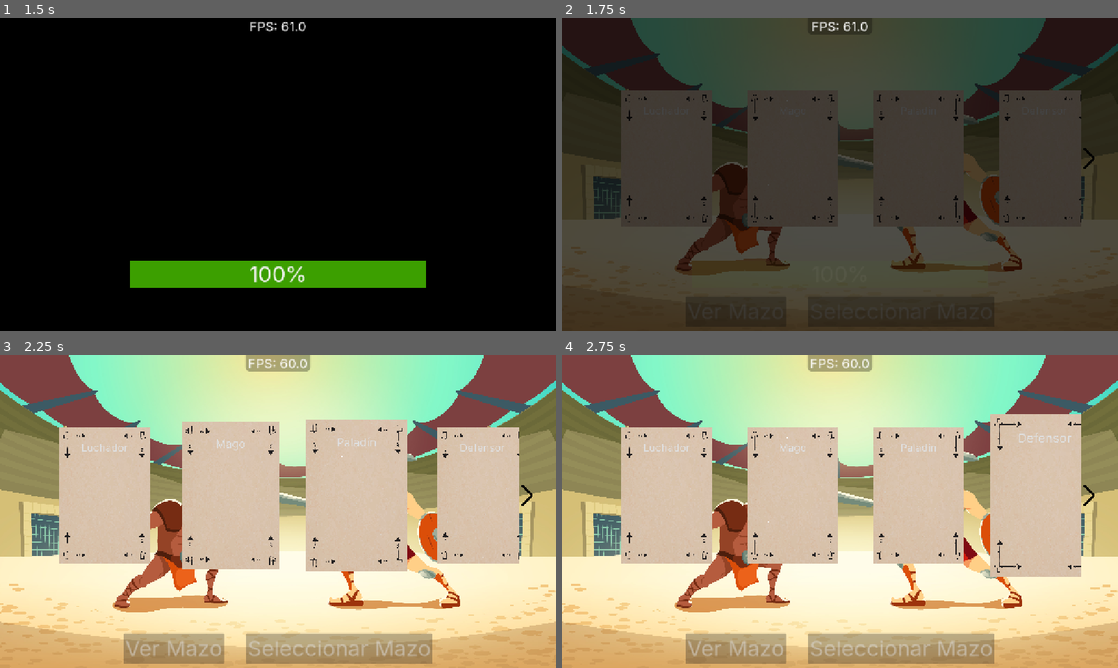
Above: before the commit, frames 1-4 (two rows, left to right).
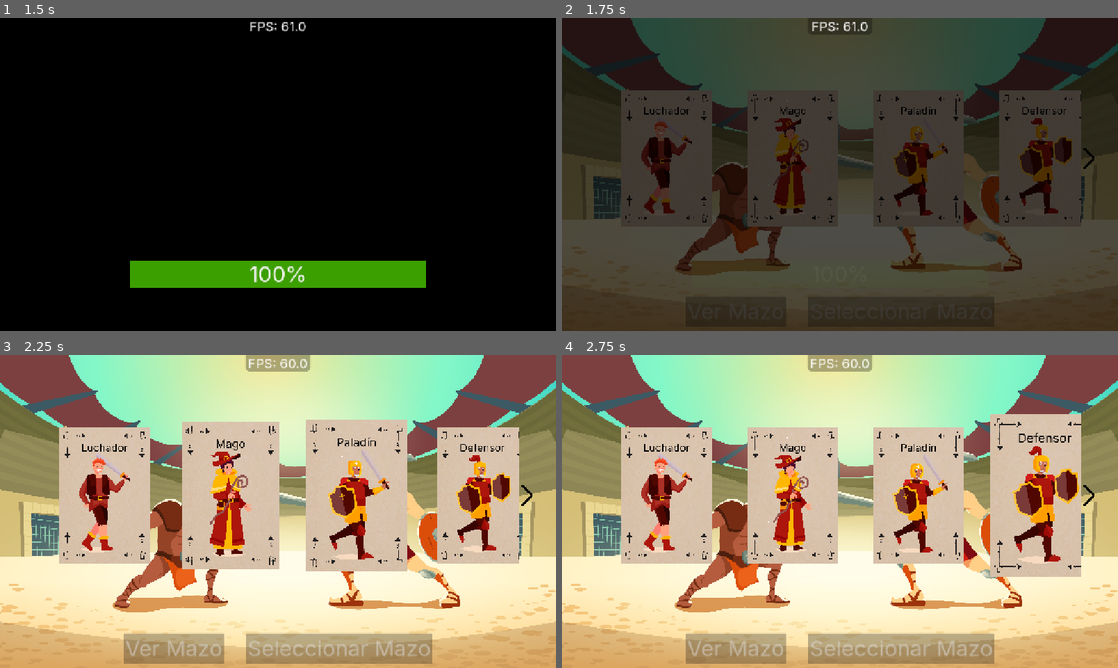
Above: after the commit, the same moments.

Repository: ChrisNGDC/cards_combat_game
Game: Godot game, scene res://scenes/main_menu.tscn
The game is run twice, just before and just after one commit, with the same random seed, the same clock (stepped at 60 frames per second) and the same inputs.
Inputs (mouse positions are in pixels of both pictures, inside the frame that each line leads up to):
- Up to frame 1 (1.5 s): click "Jugar" at 0.5 s; drag from (105, 158) to (355, 158) at 1.27 s
- Up to frame 2 (1.75 s): no input
- Up to frame 3 (2.25 s): drag from (227, 495) to (483, 495) at 2.02 s
- Up to frame 4 (2.75 s): no input

Frame 1 is identical in both runs. In frame 2, 4.7% of the frame differs, in the area x 14-92%, y 28-64%; in frame 3, 5.8%; in frame 4, 6.0%, in the area x 14-93%, y 24-67%.

Commit message:
build; Added decks images and logic to use it

Diff:
--- a/autoload/deck_manager.gd
+++ b/autoload/deck_manager.gd
@@ -2,7 +2,7 @@
 
 var fighter: Dictionary = {
 	"nombre": "DECK_FIGHTER",
-	"ruta_imagen": "res://images/dorso.jpg",
+	"ruta_imagen": "res://images/fighter.png",
 	"vida": 100,
 	"cartas": [
 		{"tipo": "CARD_SWORD", "niveles": {"actual": 0, "max": 3}},
@@ -18,7 +18,7 @@
 
 var mage: Dictionary = {
 	"nombre": "DECK_MAGE",
-	"ruta_imagen": "res://images/dorso.jpg",
+	"ruta_imagen": "res://images/mage.png",
 	"vida": 100,
 	"cartas": [
 		{"tipo": "CARD_MAGIC", "niveles": {"actual": 0, "max": 3}},
@@ -34,7 +34,7 @@
 
 var paladin: Dictionary = {
 	"nombre": "DECK_PALADIN",
-	"ruta_imagen": "res://images/dorso.jpg",
+	"ruta_imagen": "res://images/paladin.png",
 	"vida": 100,
 	"cartas": [
 		{"tipo": "CARD_SWORD", "niveles": {"actual": 0, "max": 3}},
@@ -50,7 +50,7 @@
 
 var defender: Dictionary = {
 	"nombre": "DECK_DEFENDER",
-	"ruta_imagen": "res://images/dorso.jpg",
+	"ruta_imagen": "res://images/defender.png",
 	"vida": 150,
 	"cartas": [
 		{"tipo": "CARD_SWORD", "niveles": {"actual": 0, "max": 3}},
--- a/scenes/deck.tscn
+++ b/scenes/deck.tscn
@@ -3,6 +3,7 @@
 [ext_resource type="Script" uid="uid://cplbvbqkimxwo" path="res://scripts/decks/deck.gd" id="1_506qi"]
 [ext_resource type="Texture2D" uid="uid://chrf16mon1fa2" path="res://images/dorso.jpg" id="1_pwmxt"]
 [ext_resource type="Theme" uid="uid://c4u10tupcw13s" path="res://resources/main_theme.tres" id="3_506qi"]
+[ext_resource type="Texture2D" uid="uid://b6wo8vqijg6x3" path="res://images/defender.png" id="4_er72m"]
 
 [sub_resource type="RectangleShape2D" id="RectangleShape2D_xi40s"]
 size = Vector2(834, 1250)
@@ -29,12 +30,19 @@
 mouse_filter = 2
 mouse_default_cursor_shape = 0
 theme = ExtResource("3_506qi")
+theme_override_colors/font_color = Color(0, 0, 0, 1)
 theme_override_font_sizes/font_size = 96
+text = "aaaaaaaaa"
 alignment = 1
 middle_mouse_paste_enabled = false
 flat = true
 icon_expand_mode = 2
 right_icon_scale = 0.69
 
+[node name="DeckImage" type="Sprite2D" parent="." unique_id=1681253667]
+position = Vector2(0, 75)
+scale = Vector2(0.55, 0.55)
+texture = ExtResource("4_er72m")
+
 [connection signal="mouse_entered" from="Area2D" to="." method="_on_area_2d_mouse_entered"]
 [connection signal="mouse_exited" from="Area2D" to="." method="_on_area_2d_mouse_exited"]
--- a/scripts/Decks/deck.gd
+++ b/scripts/Decks/deck.gd
@@ -14,7 +14,7 @@
 	if datos_mazo == null: return
 	if has_node("LineEdit"):
 		get_node("LineEdit").text = tr(datos_mazo.nombre)
-	if has_node("Sprite2D"):
+	if has_node("DeckImage"):
 		var tex: Texture2D = load(datos_mazo.ruta_imagen)
 		if tex:
-			get_node("Sprite2D").texture = tex
+			get_node("DeckImage").texture = tex
Binary file added: images/defender.png
Not shown, added: images/defender.png.import
Binary file added: images/fighter.png
Not shown, added: images/fighter.png.import
Binary file added: images/mage.png
Not shown, added: images/mage.png.import
Binary file added: images/paladin.png
Not shown, added: images/paladin.png.import
Binary file added: images/question.png
Not shown, added: images/question.png.import
